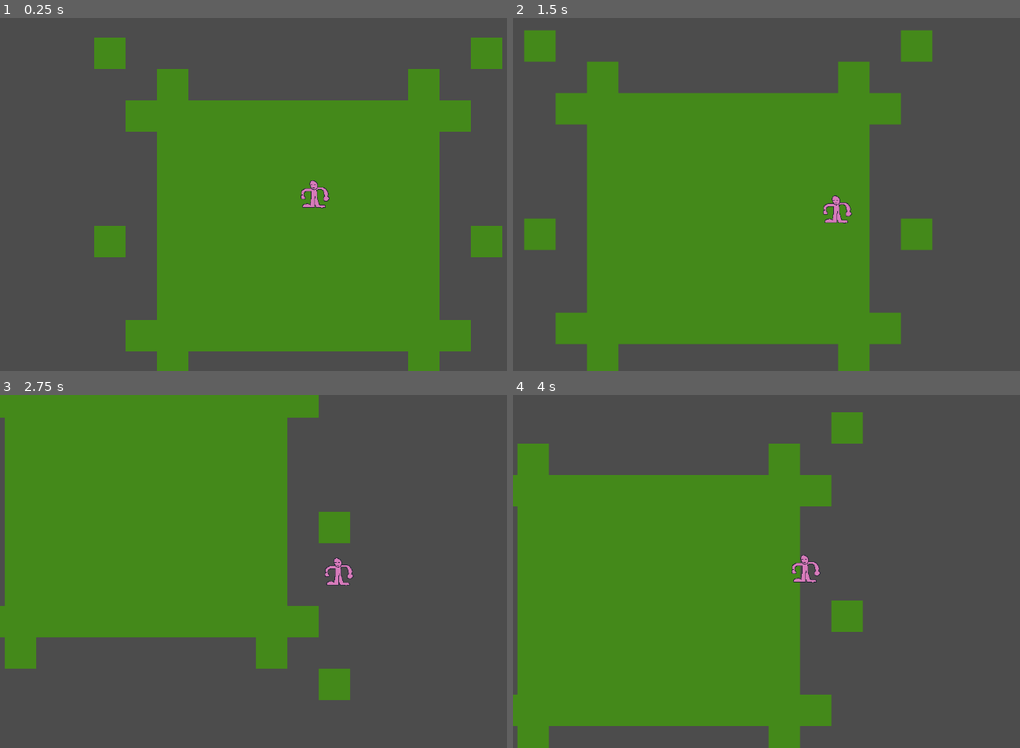
Above: before the commit, frames 1-4 (two rows, left to right).
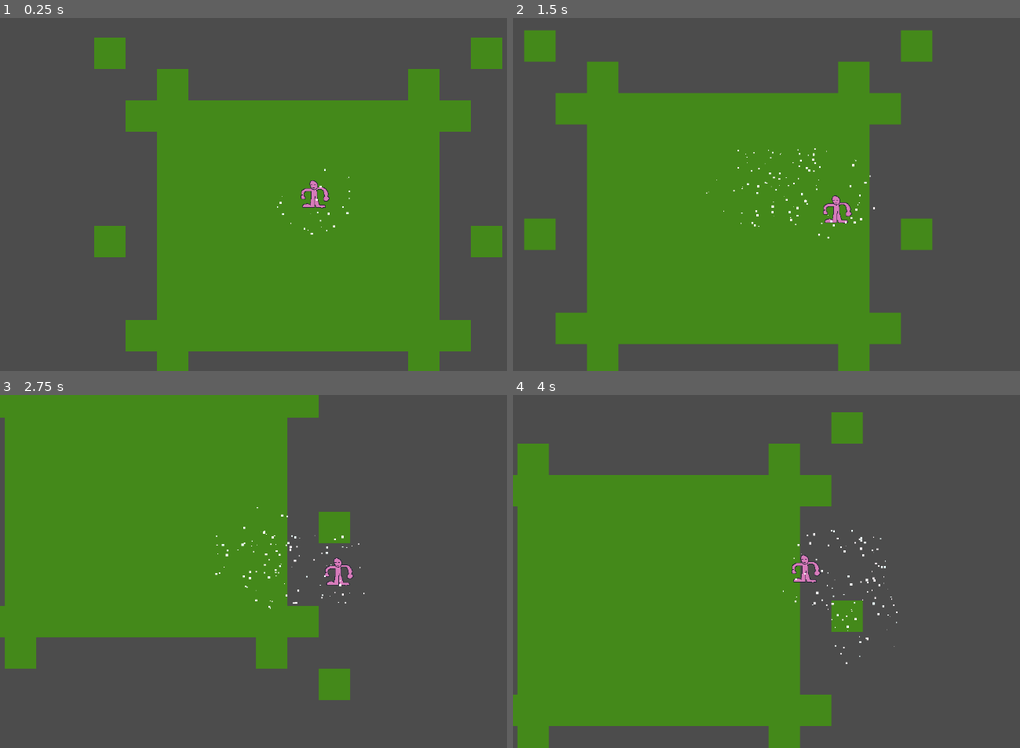
Above: after the commit, the same moments.

Repository: awindahl/rw-gamejam
Game: Godot game, scene res://TestBench.tscn
The game is run twice, just before and just after one commit, with the same random seed, the same clock (stepped at 60 frames per second) and the same inputs. The project has no main scene, so this scene is started directly.
Inputs:
- Up to frame 1 (0.25 s): no input
- Up to frame 2 (1.5 s): tap Enter (ui_accept) at 0.5, 0.77 s; hold Right (ui_right) 0.53-1.28 s; hold Down (ui_down) from 1.28 s (still down)
- Up to frame 3 (2.75 s): tap Enter (ui_accept) at 1.52 s; release Down (ui_down) at 2.03 s; hold Right (ui_right) from 2.03 s (still down)
- Up to frame 4 (4 s): release Right (ui_right) at 2.78 s; hold Up (ui_up) 2.78-3.53 s; tap Enter (ui_accept) at 3.02, 3.77 s; hold Left (ui_left) from 3.53 s (still down)

The runs differ from the first frame. In frame 1, less than 0.1% of the frame differs, in the area x 54-70%, y 42-62%; in frame 2, 0.2%; in frame 3, 0.2%; in frame 4, 0.2%, in the area x 53-76%, y 38-77%.

Commit message:
attack particles

Diff:
--- a/RW gamejam/Scenes/Player.tscn
+++ b/RW gamejam/Scenes/Player.tscn
@@ -7,8 +7,9 @@
 extents = Vector2( 31, 32 )
 
 [sub_resource type="CircleShape2D" id=2]
+radius = 80.0
 
-[node name="Player" type="KinematicBody2D"]
+[node name="Player" type="KinematicBody2D" groups=["Player"]]
 script = ExtResource( 2 )
 
 [node name="CollisionShape2D" type="CollisionShape2D" parent="."]
@@ -21,3 +22,21 @@
 
 [node name="CollisionShape2D" type="CollisionShape2D" parent="Hitbox"]
 shape = SubResource( 2 )
+
+[node name="CPUParticles2D" type="CPUParticles2D" parent="Hitbox"]
+amount = 100
+local_coords = false
+emission_shape = 1
+emission_sphere_radius = 80.0
+direction = Vector2( 0, 0 )
+spread = 180.0
+gravity = Vector2( 0, 0 )
+scale_amount = 4.79
+scale_amount_random = 1.0
+hue_variation = 0.01
+hue_variation_random = 1.0
+
+[node name="AttackTimer" type="Timer" parent="."]
+autostart = true
+
+[connection signal="timeout" from="AttackTimer" to="." method="_on_AttackTimer_timeout"]
--- a/RW gamejam/Scripts/Player.gd
+++ b/RW gamejam/Scripts/Player.gd
@@ -1,5 +1,12 @@
 extends KinematicBody2D
 
+#node gets
+onready var aoe_hitbox = $Hitbox
+onready var aoe_hitbox_size = $Hitbox/CollisionShape2D
+onready var attack_particles = $Hitbox/CPUParticles2D
+onready var attack_timer = $AttackTimer
+
+#input
 var up
 var down
 var left
@@ -7,30 +14,41 @@
 var select
 var cancel
 
+#how big the area around the player where enemies take damage is
+var aoe_size = 80
+
+#damage
+var max_damage = 10
+var attack_speed = 1
+
+#player movement
 var move_speed = 250
 var acceleration = 0.5
-
 var direction = Vector2()
 var velocity = Vector2()
 
 
 # Called when the node enters the scene tree for the first time.
 func _ready():
-	pass # Replace with function body.
+	_update_weapon()
+	attack_timer.wait_time = attack_speed
 
+# Called when active weapons need to be changed.
+func _update_weapon():
+	attack_particles.emission_sphere_radius = aoe_size
+	aoe_hitbox_size.shape.radius = aoe_size
 
 # Called every frame. 'delta' is the elapsed time since the previous frame.
 func _process(delta):
+	#checks every frame which keys are down
 	up = Input.is_action_pressed("ui_up")
 	down = Input.is_action_pressed("ui_down")
 	left = Input.is_action_pressed("ui_left")
 	right = Input.is_action_pressed("ui_right")
-
 	select = Input.is_action_just_pressed("ui_accept")
 	cancel = Input.is_action_just_pressed("ui_cancel")
 
-
-	#is moving
+	#movement direction handler
 	if up or down or left or right:
 		if up:
 			direction.y = -1
@@ -49,7 +67,25 @@
 	elif not (up and down and left and right):
 		direction *= 0
 
+	#smoothly accelerate
 	velocity.x = lerp(velocity.x, direction.x, acceleration)
 	velocity.y = lerp(velocity.y, direction.y, acceleration)
 
+
 	move_and_slide(velocity * move_speed)
+
+
+# Called on attacks
+func attack():
+
+	for body in aoe_hitbox.get_overlapping_bodies():
+		if body.is_in_group("Enemies"):
+			#TODO random damage from 0 to max damage
+			body.damage(max_damage)
+			print("attack!")
+
+	pass
+
+# Auto-attack
+func _on_AttackTimer_timeout():
+	attack()
--- a/RW gamejam/TestBench.tscn
+++ b/RW gamejam/TestBench.tscn
@@ -15,3 +15,5 @@
 tile_set = ExtResource( 3 )
 format = 1
 tile_data = PoolIntArray( -262151, 0, 0, -327675, 0, 0, -196613, 0, 0, -262141, 0, 0, -131078, 0, 0, -131077, 0, 0, -13 …(1080 unchanged characters)…
+
+[node name="KinematicBody2D" type="KinematicBody2D" parent="."]
